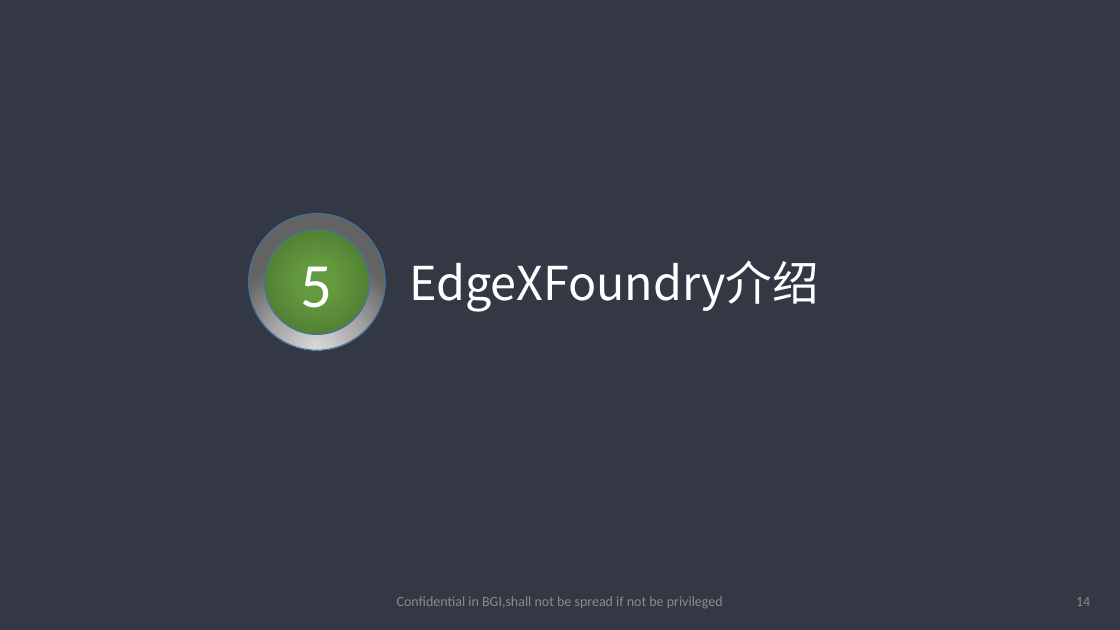
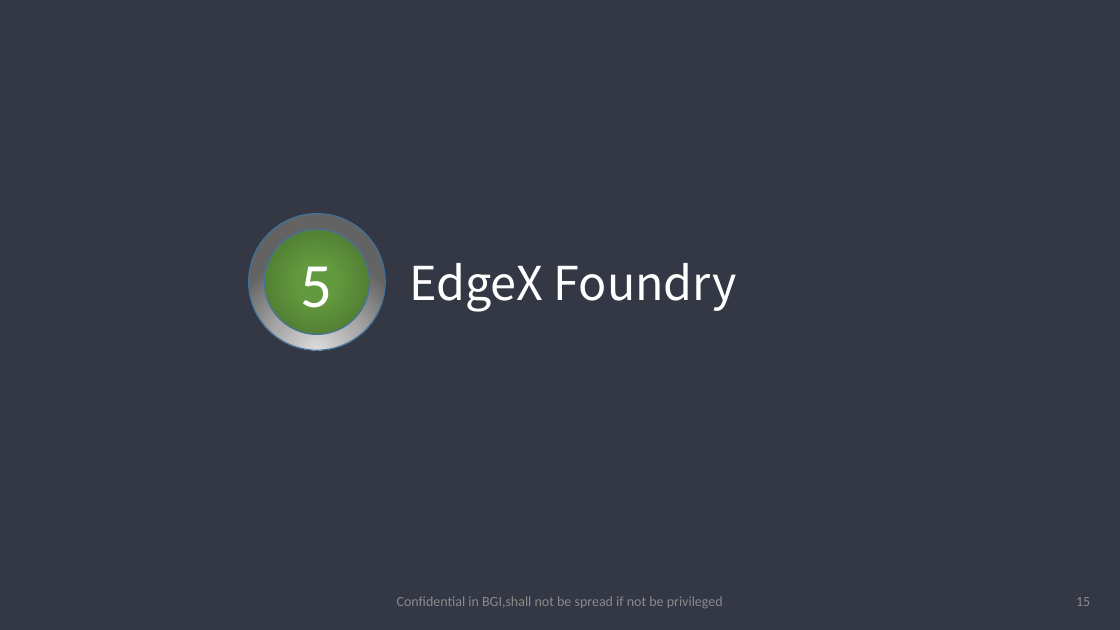
Before and after one commit to haobolicpp/EdgeComputing, a slide deck: slide 15 of 边缘计算.pptx (slide 14 before the commit). Drawn at 1120x630 pixels with LibreOffice and Linux fonts; fonts in the diff are those of the drawing; background and template pictures are left out. Boxes give left, top, right and bottom in pixels: in the first picture for what was removed or moved away, otherwise in the second. Text is boxed around its words. In the diff, an @@ line names an element or a change of style, - is before the commit and + after.

```diff
--- a/边缘计算.pptx
+++ b/边缘计算.pptx
@@ text at [409,263,737,312]: text changed @@
-EdgeXFoundry介绍
+EdgeX Foundry
@@ page number at [1076,597,1090,606]: text changed @@
-14
+15
```
Also in this commit, not shown: 5 other slides changed, 1 slide added, 2 other files.
